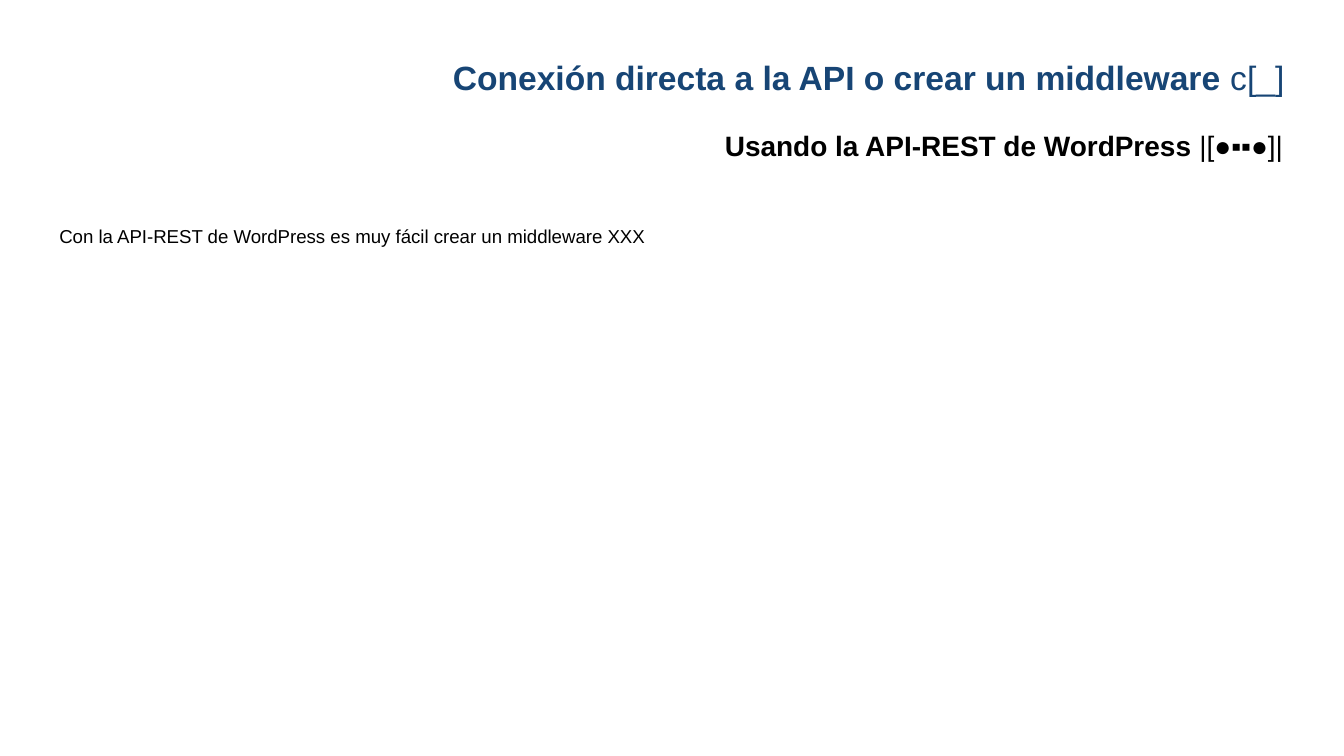
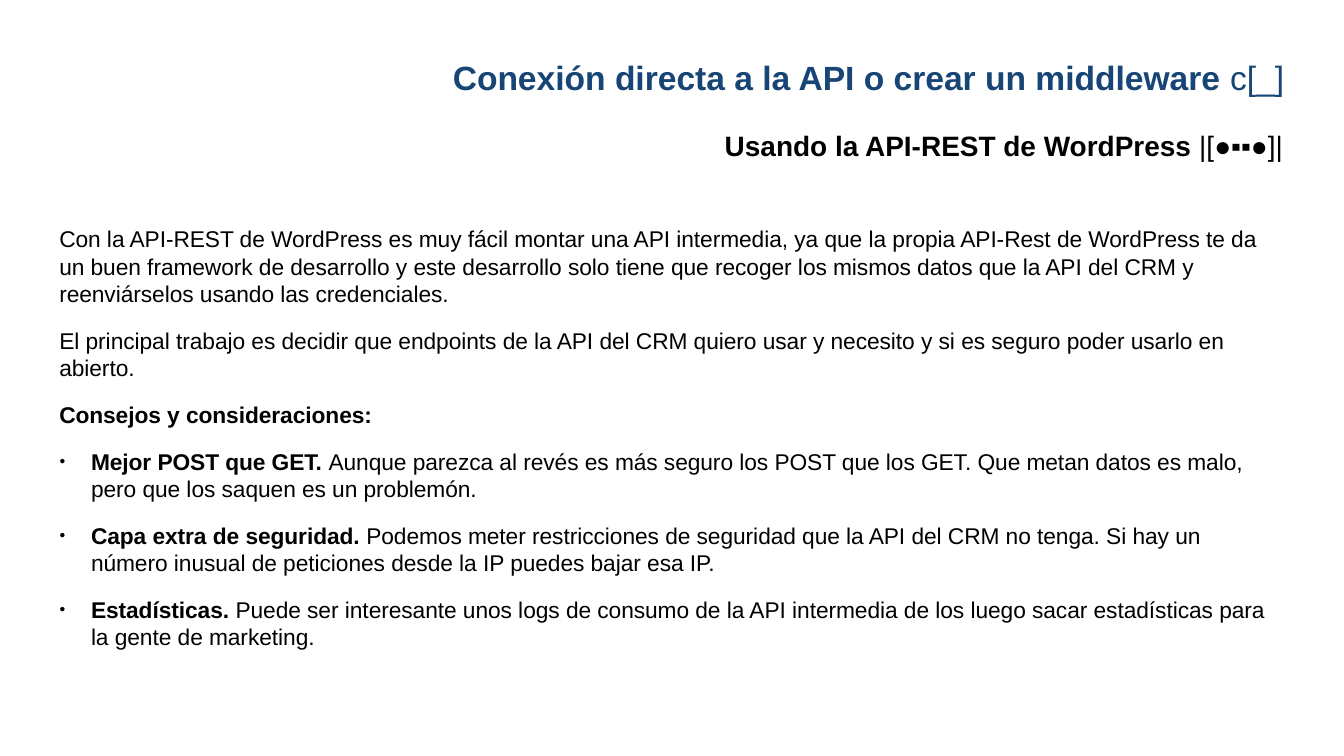
Before and after one commit to gwannon/WordCampBilbao2025, a slide deck: slide 17 of WCBIO25_Jorge-Monclus.pptx (slide 16 before the commit). Drawn at 1344x756 pixels with LibreOffice and Linux fonts; fonts in the diff are those of the drawing; background and template pictures are left out. Boxes give left, top, right and bottom in pixels: in the first picture for what was removed or moved away, otherwise in the second. Text is boxed around its words. In the diff, an @@ line names an element or a change of style, - is before the commit and + after.

```diff
--- a/WCBIO25_Jorge-Monclus.pptx
+++ b/WCBIO25_Jorge-Monclus.pptx
@@ text at (x1=59, y1=230, x2=1264, y2=650): text changed; size 10 to 12.2 pt @@
-Con la API-REST de WordPress es muy fácil crear un middleware XXX
+Con la API-REST de WordPress es muy fácil montar una API intermedia, ya que la propia API-Rest de WordPress te da un buen framework de desarrollo y este desarrollo solo tiene que recoger los mismos datos que la API del CRM y reenviárselos usando las credenciales.
+El principal trabajo es decidir que endpoints de la API del CRM quiero usar y necesito y si es seguro poder usarlo en abierto.
+Consejos y consideraciones:
+● Mejor POST que GET. Aunque parezca al revés es más seguro los POST que los GET. Que metan datos es malo, pero que los saquen es un problemón.
+● Capa extra de seguridad. Podemos meter restricciones de seguridad que la API del CRM no tenga. Si hay un número inusual de peticiones desde la IP puedes bajar esa IP.
+● Estadísticas. Puede ser interesante unos logs de consumo de la API intermedia de los luego sacar estadísticas para la gente de marketing.
```
Also in this commit, not shown: 5 other slides changed, 1 slide added, 2 other files.
